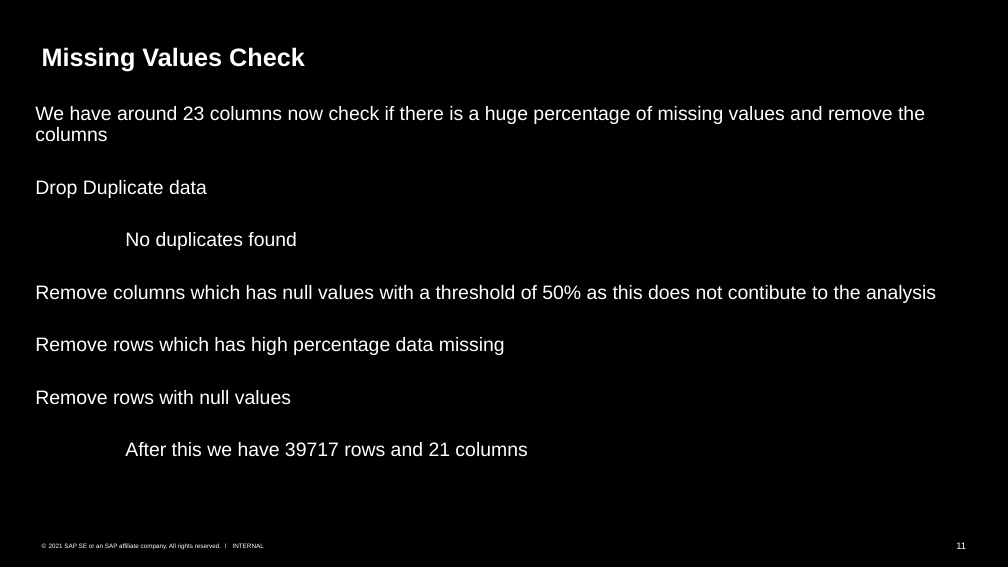
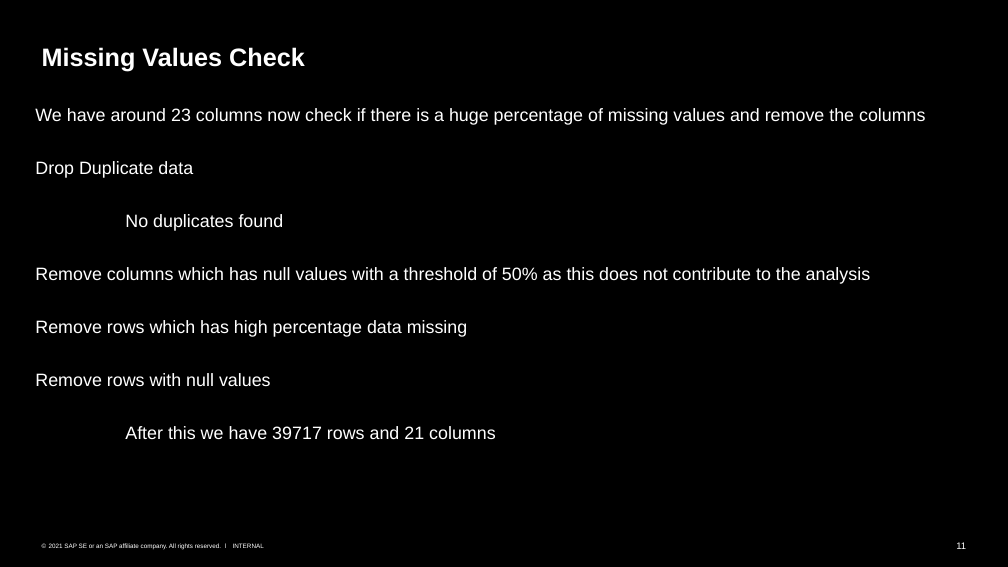
Before and after one commit to Monika1244/Lending_Club_Case_Study, a slide deck: slide 11 of Lending_Club_Case_Study.pptx. Drawn at 1008x567 pixels with LibreOffice and Linux fonts; fonts in the diff are those of the drawing. Boxes give left, top, right and bottom in pixels: in the first picture for what was removed or moved away, otherwise in the second. Text is boxed around its words. In the diff, an @@ line names an element or a change of style, - is before the commit and + after.

```diff
--- a/Lending_Club_Case_Study.pptx
+++ b/Lending_Club_Case_Study.pptx
@@ text at (x1=35, y1=108, x2=926, y2=439): size 18.5 to 17 pt in "We have around 23 columns now check ...", "Drop Duplicate data", "No duplicates found", "Remove rows which has high percentage data ..." and 2 more places; line spacing 0.9 to 1 @@
@@ text at (x1=35, y1=267, x2=871, y2=284): text changed; size 18.5 to 17 pt @@
-Remove columns which has null values with a threshold of 50% as this does not contibute to the analysis
+Remove columns which has null values with a threshold of 50% as this does not contribute to the analysis
```
Also in this commit, not shown: 19 other slides changed, 2 slides removed.
